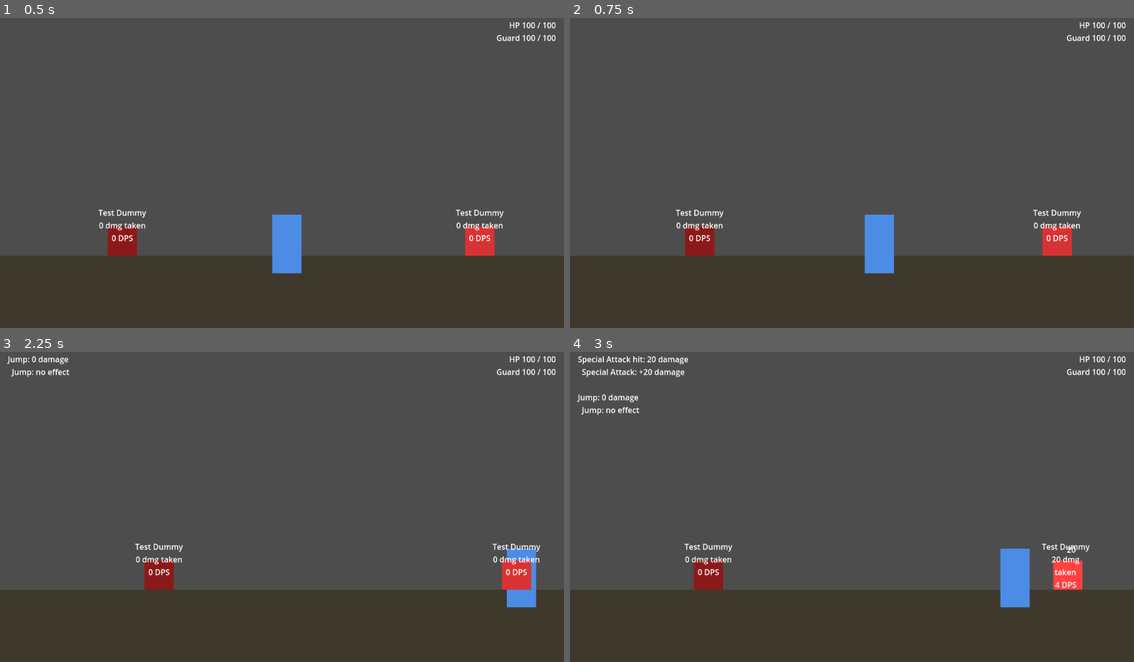
Above: before the commit, frames 1-4 (two rows, left to right).
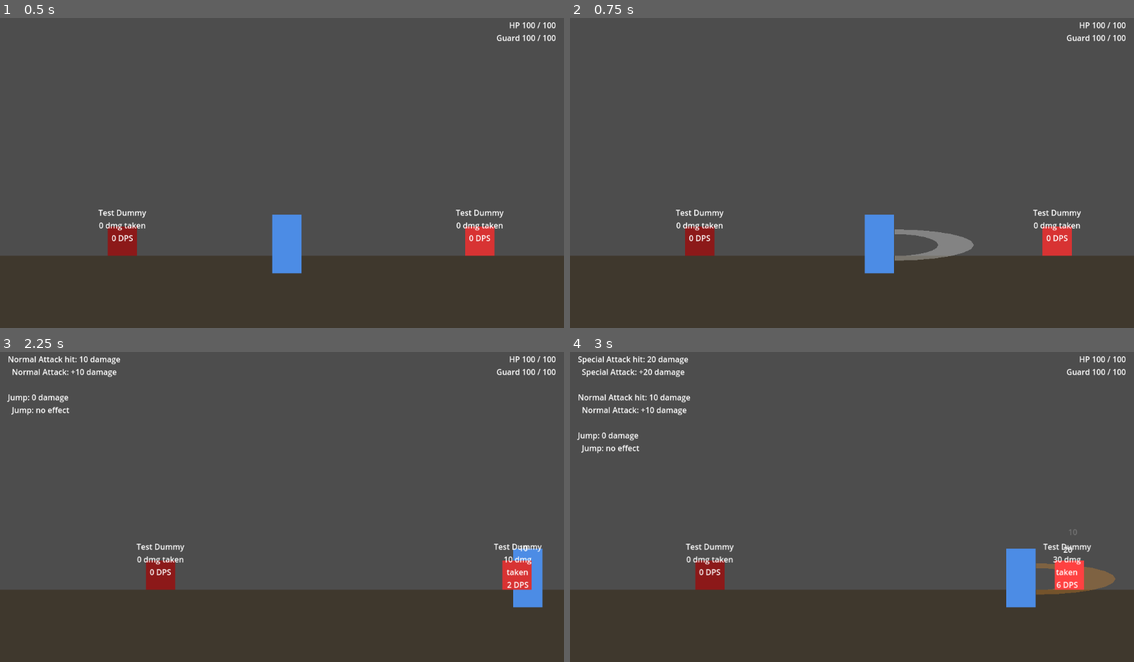
Above: after the commit, the same moments.

Repository: Thord1n/SynapseGame
Game: Godot game, scene res://scenes/main/main.tscn
The game is run twice, just before and just after one commit, with the same random seed, the same clock (stepped at 60 frames per second) and the same inputs.
Inputs (mouse positions are in pixels of both pictures, inside the frame that each line leads up to):
- Up to frame 1 (0.5 s): no input
- Up to frame 2 (0.75 s): tap Enter at 0.5 s; move the mouse to (976, 154) at 0.52 s; hold D (Right) from 0.53 s (still down); hold Q (Block) from 0.53 s (still down); click (976, 154) at 0.67 s
- Up to frame 3 (2.25 s): tap Space (Jump) at 0.77, 1.52 s; move the mouse to (169, 519) at 1.27 s; release Q (Block) at 1.28 s; tap Shift (Dash) at 1.35 s; move the mouse to (338, 435) at 2.02 s; release D (Right) at 2.03 s; press the mouse at (338, 435) at 2.03 s; hold A (Left) from 2.03 s (still down)
- Up to frame 4 (3 s): move the mouse to (823, 565) at 2.77 s; release A (Left) at 2.78 s; release the mouse at (823, 565) at 2.78 s; hold D (Right) from 2.78 s (still down); right-click (823, 565) at 2.85 s; click (823, 565) at 2.92 s

Frame 1 is identical in both runs. In frame 2, 0.7% of the frame differs, in the area x 57-72%, y 68-79%; in frame 3, 1.7%; in frame 4, 2.4%, in the area x 1-97%, y 13-83%.

Commit message:
Swing toward the facing side and draw the swing on screen
The facing flip moved the hitbox Area2D, which sits at the player's origin,
so its offset shape never left the right side. Mirror the shapes instead,
keep them following the player's facing mid-swing, and show a translucent
crescent over the hitbox while it's active (white for Attack, orange for
Special).

Co-Authored-By: Claude Opus 5.5 (1M context) <noreply@anthropic.com>
Claude-Session: https://claude.ai/code/session_017xZyWZz86SG64GVaBwrJvM

Diff:
--- a/scenes/tests/damage_feel_test.gd
+++ b/scenes/tests/damage_feel_test.gd
@@ -46,6 +46,25 @@
 	enemy.dummy_target.apply_effect_entry({"id": &"fire", "element": ElementalPerkDefinition.Element.FIRE, "damage": 5.0, "strength": 1.0})
 	_check(_floating_labels() == labels_before + 1, "an element tag pops up for Fire")
 
+	# Facing left swings left, and the swing is drawn on screen.
+	var player: PlayerController = $Main/World/Player
+	var hits := [0]
+	enemy.damage_received.connect(func(_a, _t): hits[0] += 1)
+	enemy.position = player.position + Vector2(-110, -20)
+	await _frames(3)
+	player.facing_direction = -1
+	player.normal_attack()
+	_check(player.swing_visual.visible and player.swing_visual.scale.x == -1.0, "the swing is shown, on the left")
+	await _frames(4)
+	_check(hits[0] > 0, "facing left hits an enemy on the left")
+	await get_tree().create_timer(player.swing_duration + 0.1).timeout
+	_check(not player.swing_visual.visible, "the swing visual hides when the swing ends")
+	hits[0] = 0
+	player.facing_direction = 1
+	player.normal_attack()
+	await _frames(4)
+	_check(hits[0] == 0 and player.swing_visual.scale.x == 1.0, "facing right misses the enemy behind")
+
 	print("Result: %d passed, %d failed" % [_pass_count, _fail_count])
 	get_tree().quit()
 
--- a/scripts/player/player_controller.gd
+++ b/scripts/player/player_controller.gd
@@ -159,10 +159,14 @@
 var _swing_ability: StringName = &"normal_attack"
 
 @onready var hitbox: Area2D = $AttackHitbox_Area2D
+## On-screen swing: a translucent slash drawn over the hitbox while it's active, tinted per move.
+var swing_visual: Polygon2D
+const SWING_COLORS := {&"normal_attack": Color(1, 1, 1, 0.55), &"special_attack": Color(1, 0.6, 0.15, 0.65)}
 
 func _ready() -> void:
 	add_to_group(&"player")
 	hitbox.area_entered.connect(_on_hitbox_area_entered)
+	_build_swing_visual()
 	health = max_health
 	guard = max_guard
 	spawn_position = global_position
@@ -303,8 +307,10 @@
 		return
 	_swing_ability = ability_id
 	_swing_until = _time + swing_duration
-	hitbox.position.x = abs(hitbox.position.x) * facing_direction
+	_face_hitbox()
 	hitbox.monitoring = true
+	swing_visual.color = SWING_COLORS.get(ability_id, SWING_COLORS[&"normal_attack"])
+	swing_visual.visible = true
 
 func is_swinging() -> bool:
 	return _time < _swing_until
@@ -312,6 +318,44 @@
 func _end_swing_if_done() -> void:
 	if hitbox.monitoring and not is_swinging():
 		hitbox.monitoring = false
+	if not hitbox.monitoring:
+		swing_visual.visible = false
+	else:
+		_face_hitbox() # turning mid-swing turns the swing with you
+		swing_visual.modulate.a = clampf((_swing_until - _time) / swing_duration, 0.0, 1.0)
+
+## Mirrors the hitbox's shapes (they sit offset from the Area2D, not the Area2D itself) and the
+## swing visual onto the facing side.
+func _face_hitbox() -> void:
+	for child in hitbox.get_children():
+		if child is CollisionShape2D:
+			child.position.x = absf(child.position.x) * facing_direction
+	swing_visual.scale.x = facing_direction
+
+## A crescent covering the hitbox's reach, built from its first shape's bounds.
+func _build_swing_visual() -> void:
+	swing_visual = Polygon2D.new()
+	swing_visual.name = "SwingVisual"
+	swing_visual.visible = false
+	var reach := Rect2(Vector2(30, -60), Vector2(165, 64))
+	for child in hitbox.get_children():
+		if child is CollisionShape2D and child.shape:
+			var r: Rect2 = child.shape.get_rect()
+			r = Transform2D(child.rotation, Vector2(absf(child.position.x), child.position.y)) * r
+			reach = r
+			break
+	var points := PackedVector2Array()
+	var center := Vector2(reach.position.x, reach.get_center().y)
+	var rx := reach.size.x
+	var ry := reach.size.y * 0.5
+	for i in range(13): # outer edge, top to bottom
+		var a := lerpf(-PI / 2, PI / 2, i / 12.0)
+		points.append(center + Vector2(cos(a) * rx, sin(a) * ry))
+	for i in range(12, -1, -1): # inner edge back up: thinner crescent
+		var a := lerpf(-PI / 2, PI / 2, i / 12.0)
+		points.append(center + Vector2(cos(a) * rx * 0.55, sin(a) * ry * 0.7))
+	swing_visual.polygon = points
+	hitbox.add_child(swing_visual)
 
 ## The dodge. Per the Designer, Dash IS the dodge: a flat dash (no gravity) in the held
 ## direction, or facing if none, with i-frames; the grid's Dash chain fires when a hit is
